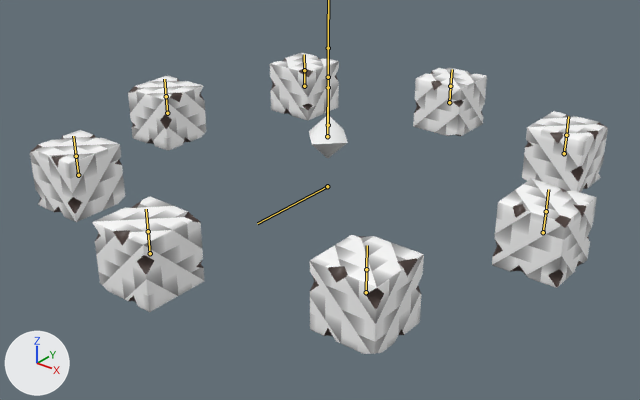
Before and after pictures for a commit that changed the FBX model Assets/Models/AI/Boss/Cube_Final_All_anim.fbx.
Both versions are drawn from a camera (50 mm lens) standing at (24.7, -31.6, 18.7) and looking at (0.3, -1.0, -0.3). The axes (+X, +Y, +Z) are drawn at lower left. The lights are the same throughout. Both versions are drawn at frame 1 of the action 'RIG_Cube_Final_All|RIG_Cube_Final_AllAction.001'; the numbers are the values there. The bones that bend it are drawn over the model as lines.

The first picture shows 'MDL Cube_Final_All'.
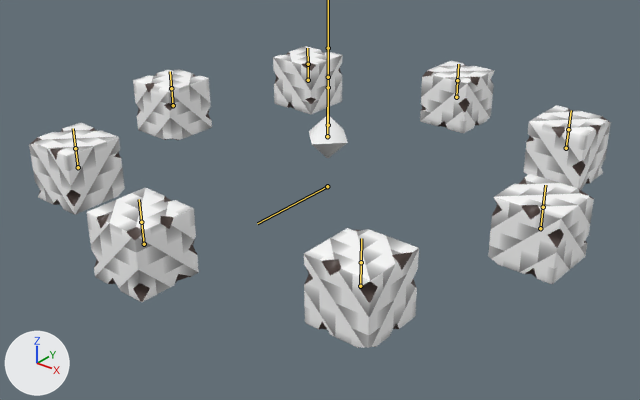
Boxes [x1, y1, x2, y2] around the edits, measured in the pictures (640 x 400 px):
'MDL Cube_Final_All', posed
    before: [30, 53, 608, 354]
    after: [29, 46, 611, 348]
bone 'Membro.001', root to tip
    before: (167, 113) to (166, 96)
    after: (540, 228) to (543, 207)
bone 'Membro.002', root to tip
    before: (543, 232) to (546, 211)
    after: (173, 105) to (171, 88)
bone 'Membro.003', root to tip
    before: (449, 102) to (450, 86)
    after: (144, 244) to (141, 222)
bone 'Membro.004', root to tip
    before: (150, 253) to (148, 231)
    after: (456, 97) to (457, 80)
bone 'Membro.005', root to tip
    before: (564, 153) to (566, 135)
    after: (78, 167) to (75, 148)
bone 'Membro.006', root to tip
    before: (366, 292) to (366, 269)
    after: (308, 80) to (308, 64)
bone 'Membro.007', root to tip
    before: (304, 86) to (304, 70)
    after: (360, 286) to (361, 262)
bone 'Membro.008', root to tip
    before: (78, 175) to (76, 156)
    after: (566, 148) to (568, 129)

What the commit changed:
Bone 'Upper_Member' (bone_upper_member) turns from (0, 0, 0) to (0, 178, 0) degrees about its own x, y and z.
Bone 'Membro.001' (bone_membro_001) moves from (-13.42, -5.8, 1.9) to (-13.42, -5.45, 1.9).
Bone 'Membro.002' (bone_membro_002) moves from (9.59, -5.8, -1.9) to (9.59, -5.45, -1.9).
Bone 'Membro.003' (bone_membro_003) moves from (1.89, -5.8, -9.59) to (1.89, -5.45, -9.59).
Bone 'Membro.004' (bone_membro_004) moves from (1.89, -5.8, 9.59) to (1.89, -5.45, 9.59).
Bone 'Lower_Member' (bone_lower_member) turns from (0, 0, 0) to (0, 179, 0) degrees about its own x, y and z.
Bone 'Membro.005' (bone_membro_005) moves from (6.59, -2.0, -6.61) to (6.59, -1.65, -6.6).
Bone 'Membro.006' (bone_membro_006) moves from (6.58, -2.0, 6.58) to (6.58, -1.65, 6.58).
Bone 'Membro.007' (bone_membro_007) moves from (-6.6, -2.0, -6.6) to (-6.6, -1.65, -6.6).
Bone 'Membro.008' (bone_membro_008) moves from (-6.6, -2.0, 6.56) to (-6.6, -1.65, 6.57).
